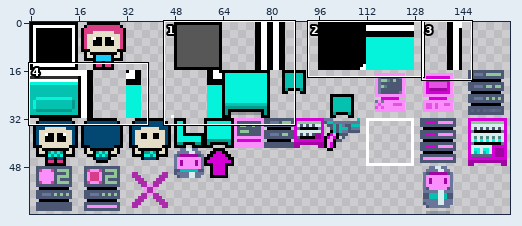
A sprite sheet gets an edit: atlas.png. Above, an overview of the earlier version with the close-up marked.
Close-up. Old version:
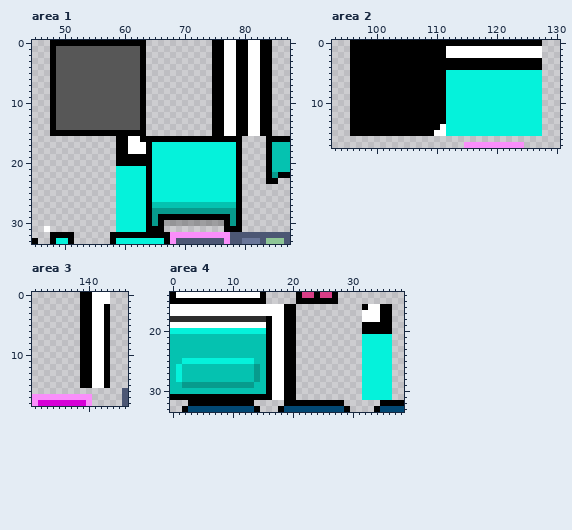
The file is 160x64 pixels. Colours within 5 levels of each other are drawn and written as one. Shown: area 1: x 45..87, y 0..33; area 2: x 93..130, y 0..17; area 3: x 131..146, y 0..18; area 4: x 0..38, y 14..33.
New version:
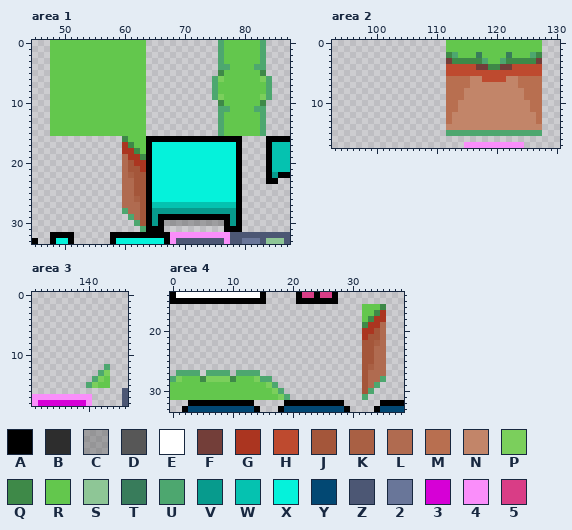
Palette (. is transparent): A #000000  B #2d2d2d  C #57575766  D #575757  E #ffffff  F #733e39  G #ab3520  H #be4a2f  J #a4563a  K #a96044  L #b06b50  M #b86f50  N #c28569  P #7bcf5c  Q #3e8948  R #63c74d  S #8ec696  T #387c5b  U #4da76f  V #079b8d  W #05c2b0  X #05f2db  Y #024873  Z #4c5774  2 #697699  3 #d600d6  4 #fa8efa  5 #d93d86
Commit: Added new grass tiles
Edits made:
Changed rows in their new state; - is an unchanged pixel.
Area 1:
first column x 47:
 0 -RRRRRRRRRRRRRRRR-----------.URRRRRRU.
 1 -RRRRRRRRRRRRRRRR-----------.URRRRRRU.
 2 -RRRRRRRRRRRRRRRR-----------.URRRRRRU.
 3 -RRRRRRRRRRRRRRRR-----------.URRRRRRU.
 4 -RRRRRRRRRRRRRRRR-----------.UURRRRUU.
 5 -RRRRRRRRRRRRRRRR-----------.QRRRRRRQ.
 6 -RRRRRRRRRRRRRRRR-----------UPRRRRRRPU
 7 -RRRRRRRRRRRRRRRR-----------URRRRRRRRU
 8 -RRRRRRRRRRRRRRRR-----------URRRRRRRRU
 9 -RRRRRRRRRRRRRRRR-----------UPRRRRRRPU
10 -RRRRRRRRRRRRRRRR-----------.QRRRRRRQ.
11 -RRRRRRRRRRRRRRRR-----------.UURRRRUU.
12 -RRRRRRRRRRRRRRRR-----------.URRRRRRU.
13 -RRRRRRRRRRRRRRRR-----------.URRRRRRU.
14 -RRRRRRRRRRRRRRRR-----------.URRRRRRU.
15 -RRRRRRRRRRRRRRRR-----------.URRRRRRU.
16 ------------.QRRR---------------------
17 ------------.GQRR---------------------
18 ------------.GGQR---------------------
19 ------------.LGGQ---------------------
20 ------------.LJGG---------------------
21 ------------.LJJG---------------------
22 ------------.LKJJ---------------------
23 ------------.LLJJ---------------------
24 ------------.LLJJ---------------------
25 ------------.LLJJ---------------------
26 ------------.LLKJ---------------------
27 ------------.LLLJ---------------------
28 ------------.ULLJ---------------------
29 ------------..ULJ---------------------
30 ------------...UJ---------------------
31 .-----------....U---------------------
Area 2:
first column x 96:
 0 ................RRRRRRRRRRRRRRRR
 1 ................RRRRRRRRRRRRRRRR
 2 ................QURRRTRRRRTRRRUQ
 3 ................FQQQQQURRUQQQQQF
 4 ................HHHHHFFQQFFHHHHH
 5 ................HHHHHHHHHHHHHHHH
 6 ................MMMMNNHHHHNNMMMM
 7 ................MMMMNNNNNNNNMMMM
 8 ................MMMNNNNNNNNNNMMM
 9 ................MMMNNNNNNNNNNMMM
10 ................MMNNNNNNNNNNNNMM
11 ................MMNNNNNNNNNNNNMM
12 ................MNNNNNNNNNNNNNNM
13 ................MNNNNNNNNNNNNNNM
14 ................NNNNNNNNNNNNNNNN
15 ................UUUUUUUUUUUUUUUU
Area 3:
first column x 139:
 0 .....
 1 .....
 2 .....
 3 .....
 4 .....
 5 .....
 6 .....
 7 .....
 8 .....
 9 .....
10 .....
11 .....
12 ....U
13 ...UP
14 ..UPR
15 .UPRR
Area 4:
first column x 0:
16 .....................-----------RRRQ.
17 .....................-----------RRQG.
18 .....................-----------RQGG.
19 .....................-----------QGGL.
20 .....................-----------GGJL.
21 .....................-----------GJJL.
22 .....................-----------JJKL.
23 .....................-----------JJLL.
24 .....................-----------JJLL.
25 .....................-----------JJLL.
26 .....................-----------JKLL.
27 .UUUU.UUUU.UUUU......-----------JLLL.
28 UPRRRQPPPPQRRRPUU....-----------JLLU.
29 RRRRRRRRRRRRRRRRPU...-----------JLU..
30 RRRRRRRRRRRRRRRRRPU..-----------JU...
31 RRRRRRRRRRRRRRRRRRPU.-----------U....
Boxes around the changes in both close-ups, in picture pixels (x1, y1, x2, y2):
changed: (50, 40, 146, 232)
changed: (212, 40, 272, 136)
erased: (44, 226, 50, 232)
changed: (350, 40, 542, 136)
changed: (80, 292, 110, 388)
changed: (170, 304, 296, 400)
changed: (362, 304, 392, 400)
